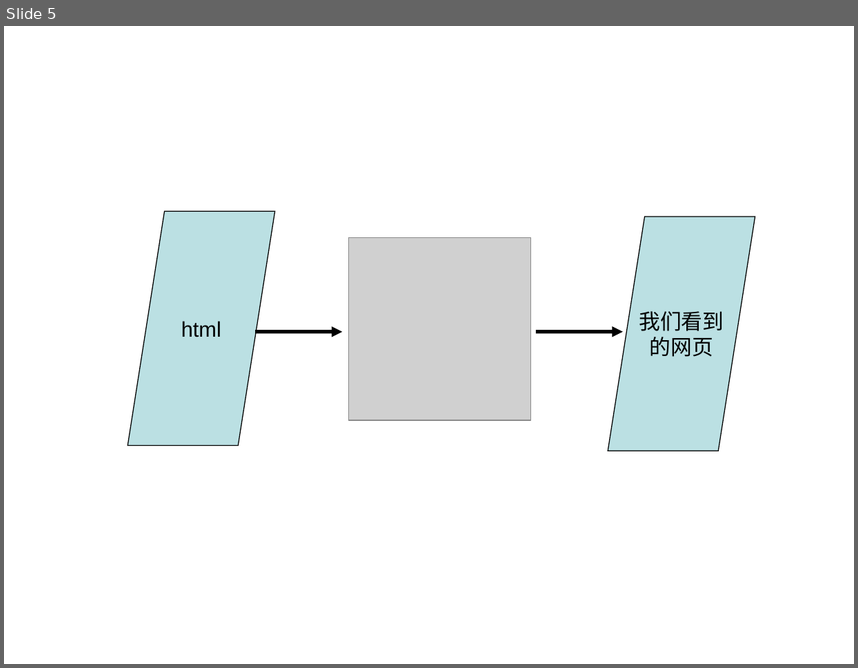
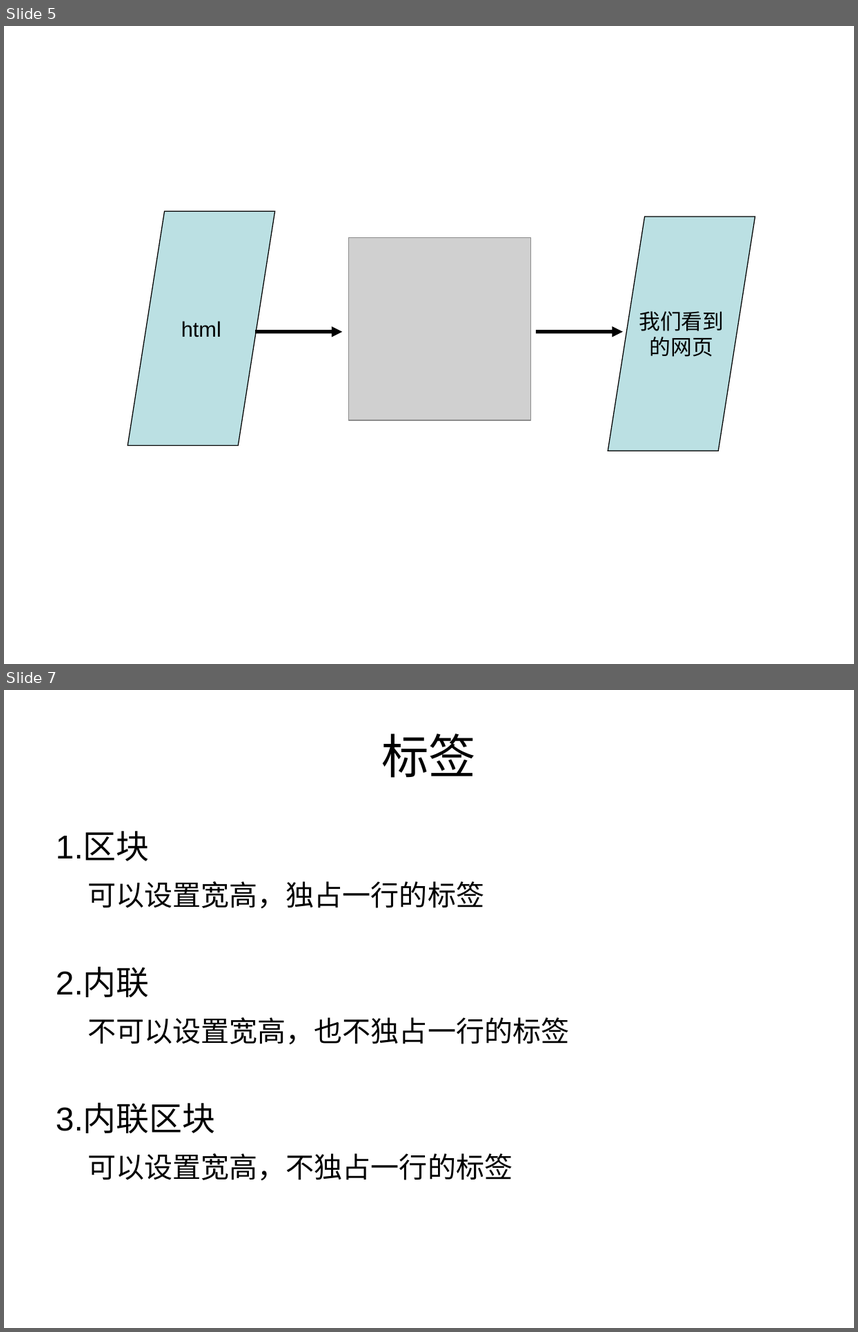
Before and after one commit to gagaprince/learn_fe_for_kd, a slide deck: 初识前端-html.ppt. Shown one above the other, each under a label of ours: slide 5 before the commit, slides 5 and 7 after it; the slides between them are not shown. The pictures are 858x668 and 858x1332 pixels, drawn with LibreOffice and Linux fonts; fonts in the diff are those of the drawing; grey boxes stand for pictures; background and template pictures are left out. Boxes give left, top, right and bottom in pixels: in the first picture for what was removed or moved away, otherwise in the second. Text is boxed around its words. In the diff, an @@ line names an element or a change of style, - is before the commit and + after.

```diff
--- a/初识前端-html.ppt
+++ b/初识前端-html.ppt
@@ slide 7 added at bbox=[4, 690, 854, 1328], background picture (left out) @@
@@ title added at bbox=[382, 733, 477, 778], 40 pt, text #000000 @@
+标签
@@ text added at bbox=[56, 832, 569, 1181], 24 pt, text #000000 @@
+1.区块
+可以设置宽高，独占一行的标签
+2.内联
+不可以设置宽高，也不独占一行的标签
+3.内联区块
+可以设置宽高，不独占一行的标签
```
Also in this commit, not shown: 10 other slides added, 17 other files.
